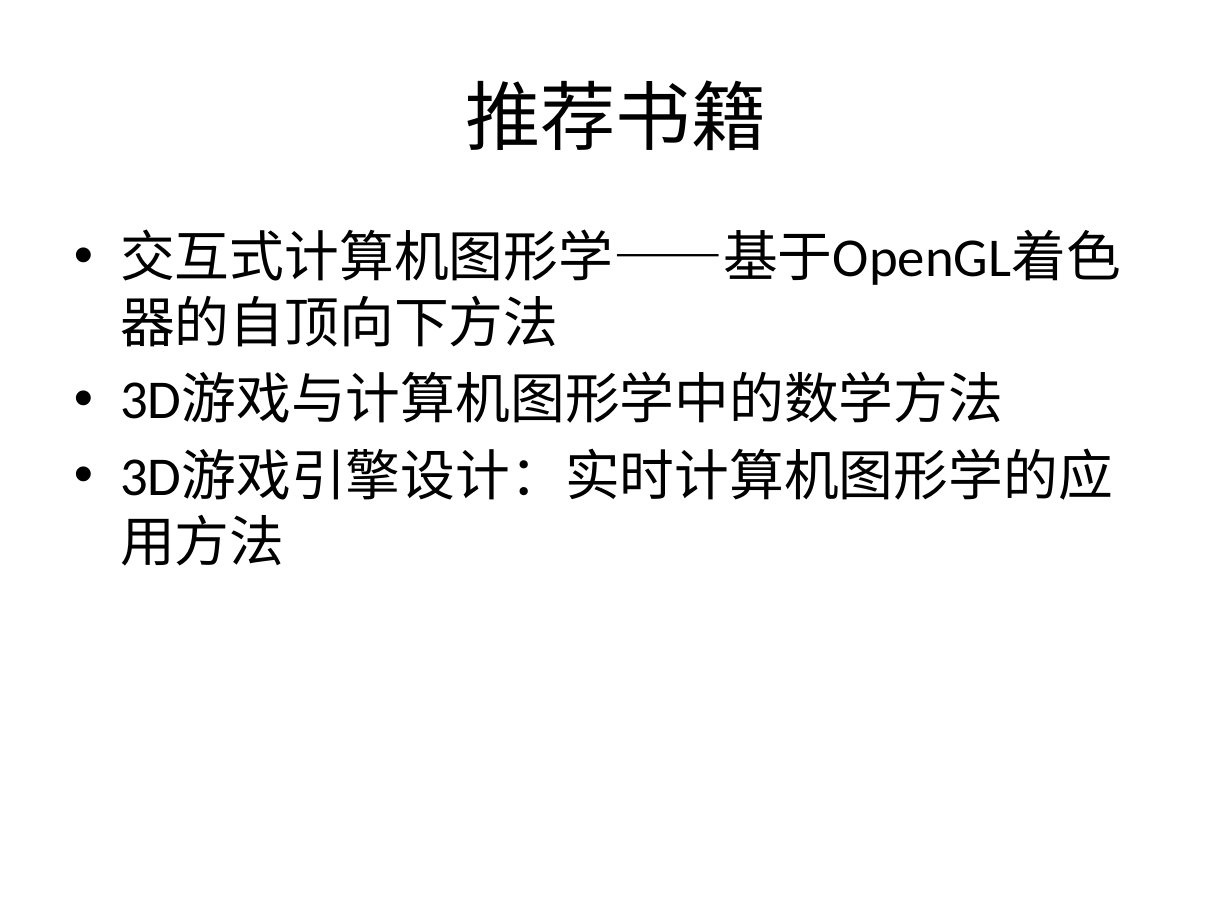
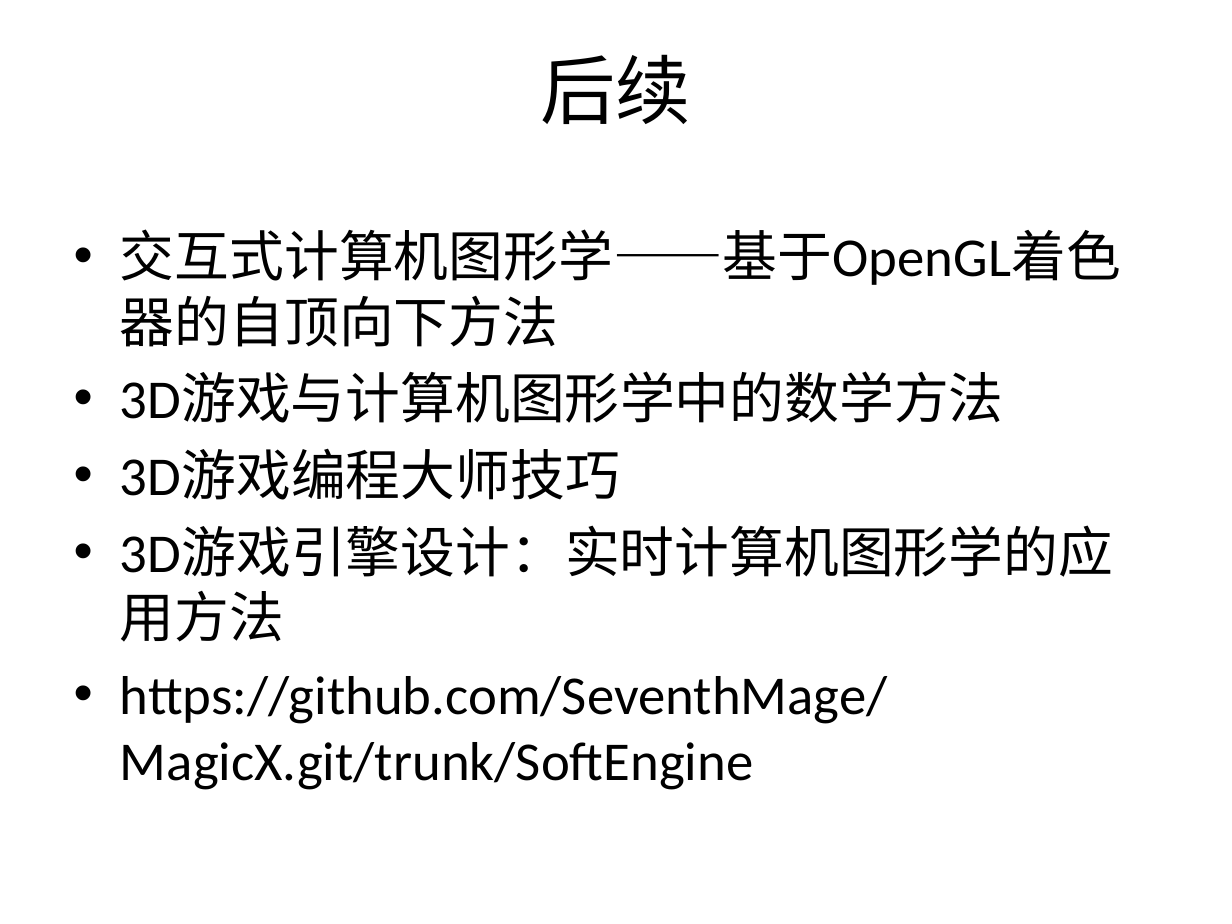
Before and after one commit to SeventhMage/MagicX, a slide deck: slide 49 of SoftEngine/doc/SoftwareRender.pptx (slide 34 before the commit). Drawn at 1232x924 pixels with LibreOffice and Linux fonts; fonts in the diff are those of the drawing; background and template pictures are left out. Boxes give left, top, right and bottom in pixels: in the first picture for what was removed or moved away, otherwise in the second. Text is boxed around its words. In the diff, an @@ line names an element or a change of style, - is before the commit and + after.

```diff
--- a/SoftEngine/doc/SoftwareRender.pptx
+++ b/SoftEngine/doc/SoftwareRender.pptx
@@ title "后续" at (x1=541, y1=54, x2=692, y2=124): vertical alignment middle to top @@
@@ title at (x1=541, y1=54, x2=692, y2=124): text changed @@
-推荐书籍
+后续
@@ text at (x1=120, y1=449, x2=620, y2=500): paragraph added @@
+• 3D游戏编程大师技巧
@@ text at (x1=120, y1=676, x2=888, y2=790): paragraph added @@
+• https://github.com/SeventhMage/MagicX.git/trunk/SoftEngine
```
Also in this commit, not shown: 33 other slides changed, 16 slides added, 1 slide removed.
